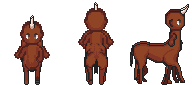
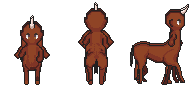
Comparing the layer stacks of the two 192x85 images. Changes:
painted on "F4" over [18, 10, 182, 63]
painted on "F3" over [14, 8, 182, 83]
painted on "F2" over [20, 10, 182, 63]
painted on "F1" over [14, 8, 182, 83]
